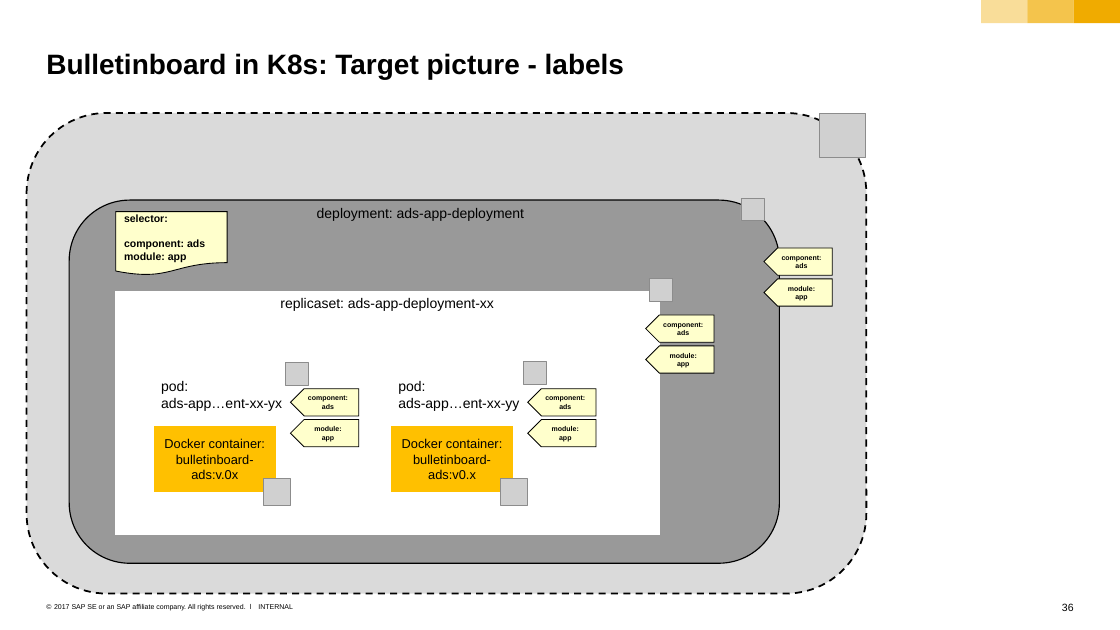
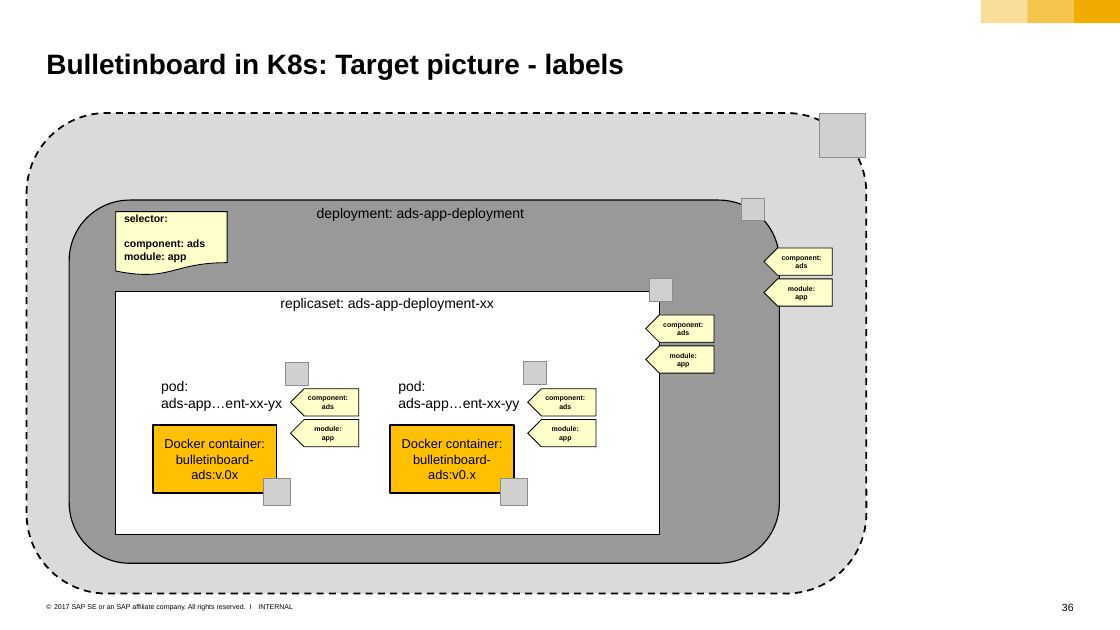
Before and after one commit to cuijiyao01/docker-k8s-training, a slide deck: slide 36 of kubernetes/k8s-bulletinboard/01_02_k8s-bulletinboard.pptx. Drawn at 1120x630 pixels with LibreOffice and Linux fonts; fonts in the diff are those of the drawing; grey boxes stand for pictures. Boxes give left, top, right and bottom in pixels: in the first picture for what was removed or moved away, otherwise in the second. Text is boxed around its words. In the diff, an @@ line names an element or a change of style, - is before the commit and + after.

```diff
--- a/kubernetes/k8s-bulletinboard/01_02_k8s-bulletinboard.pptx
+++ b/kubernetes/k8s-bulletinboard/01_02_k8s-bulletinboard.pptx
@@ rectangle at (116,291,660,534): outline #FFFFFF 1 pt to #000000 1 pt @@
@@ rectangle "Docker container: bulletinboard- ads:v.0x" at (153,425,276,493): outline #FFFFFF 1.5 pt to #000000 1.5 pt @@
@@ rectangle "Docker container: bulletinboard- ads:v0.x" at (390,425,514,493): outline #FFFFFF 1.5 pt to #000000 1.5 pt @@
```
Also in this commit, not shown: 13 other slides changed.
